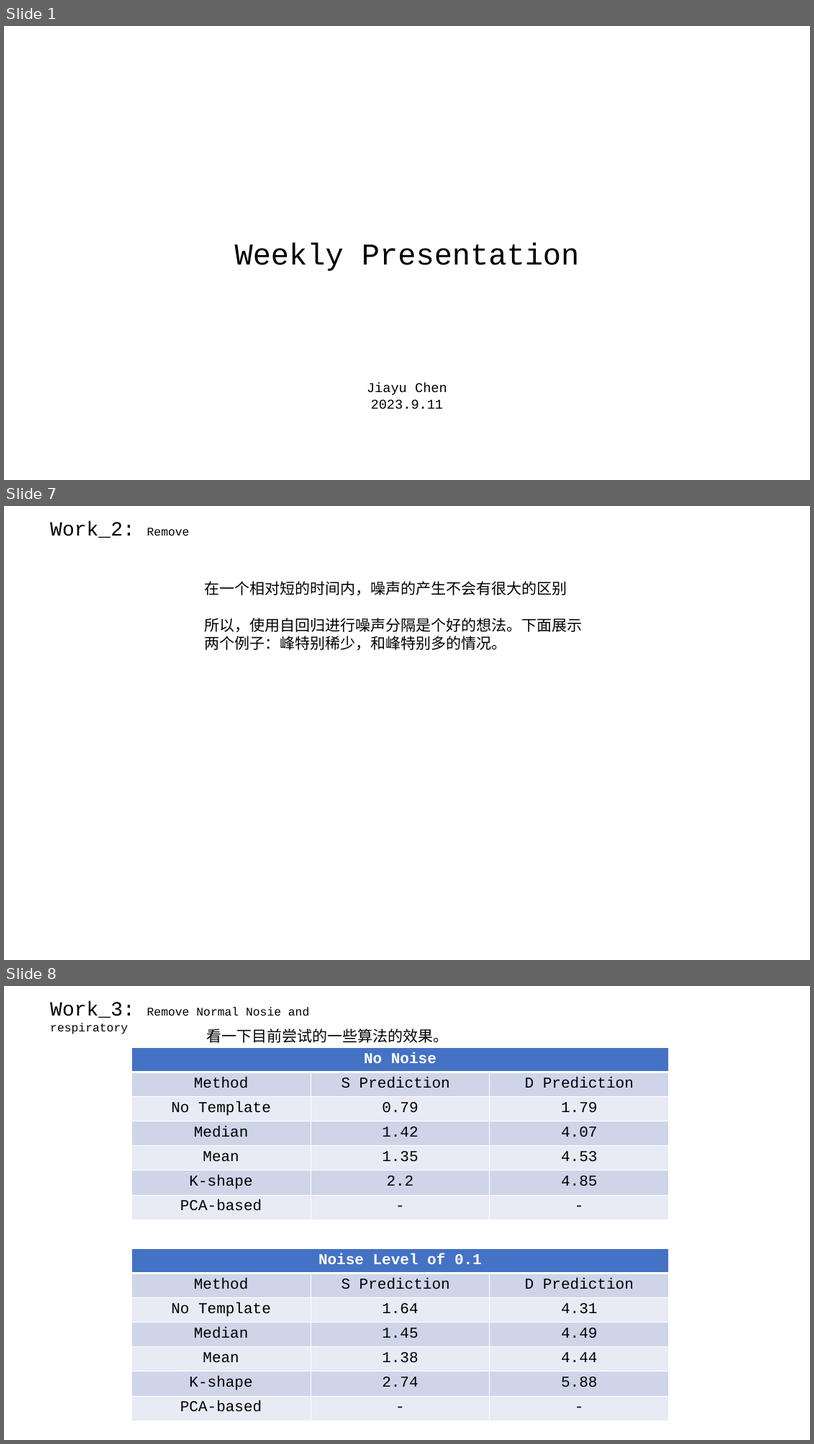
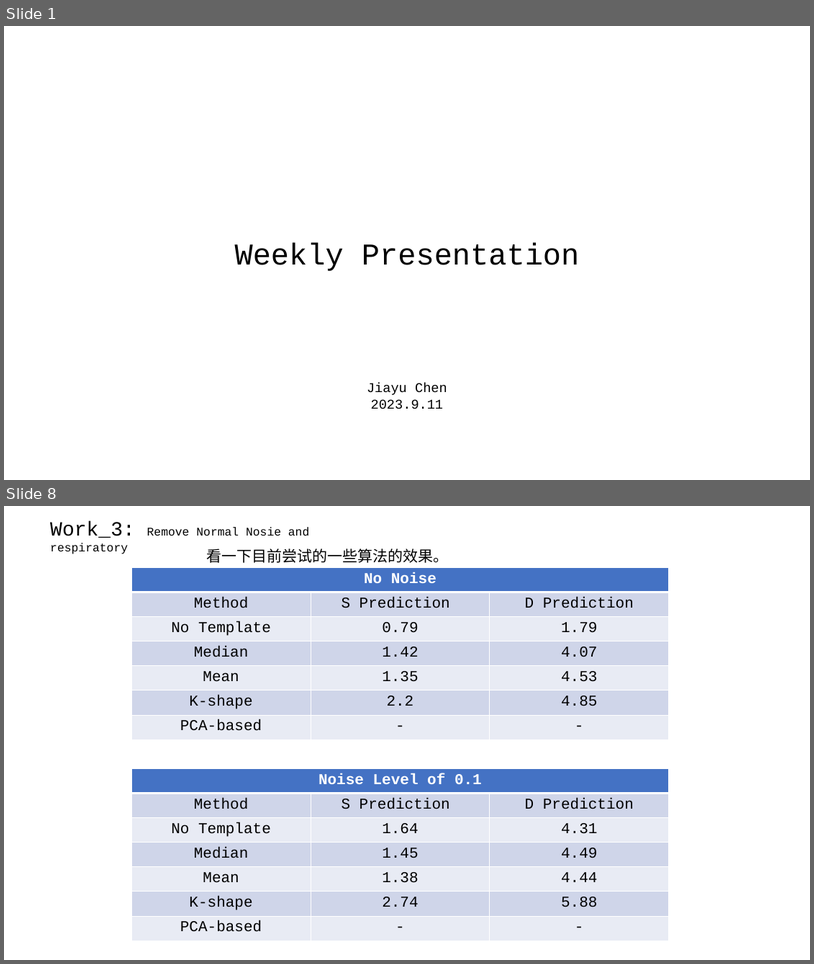
Before and after one commit to A-Big-Tortoise/Presentation, a slide deck: Presentation_918_JiayuChen.pptx. Shown one above the other, each under a label of ours: slides 1, 7 and 8 before the commit, slides 1 and 8 after it; the slides between them are not shown. The pictures are 814x1444 and 814x964 pixels, drawn with LibreOffice and Linux fonts; fonts in the diff are those of the drawing. Boxes give left, top, right and bottom in pixels: in the first picture for what was removed or moved away, otherwise in the second. Text is boxed around its words. In the diff, an @@ line names an element or a change of style, - is before the commit and + after.

```diff
--- a/Presentation_918_JiayuChen.pptx
+++ b/Presentation_918_JiayuChen.pptx
@@ slide 7 removed at box(4, 506, 810, 960), background #FFFFFF @@
@@ text removed at box(50, 522, 190, 538) @@
-Work_2: Remove
@@ text removed at box(205, 581, 583, 650) @@
-在一个相对短的时间内，噪声的产生不会有很大的区别
-所以，使用自回归进行噪声分隔是个好的想法。下面展示两个例子：峰特别稀少，和峰特别多的情况。
```
Also in this commit, not shown: 4 slides changed, 3 slides added, 2 other slides removed.
